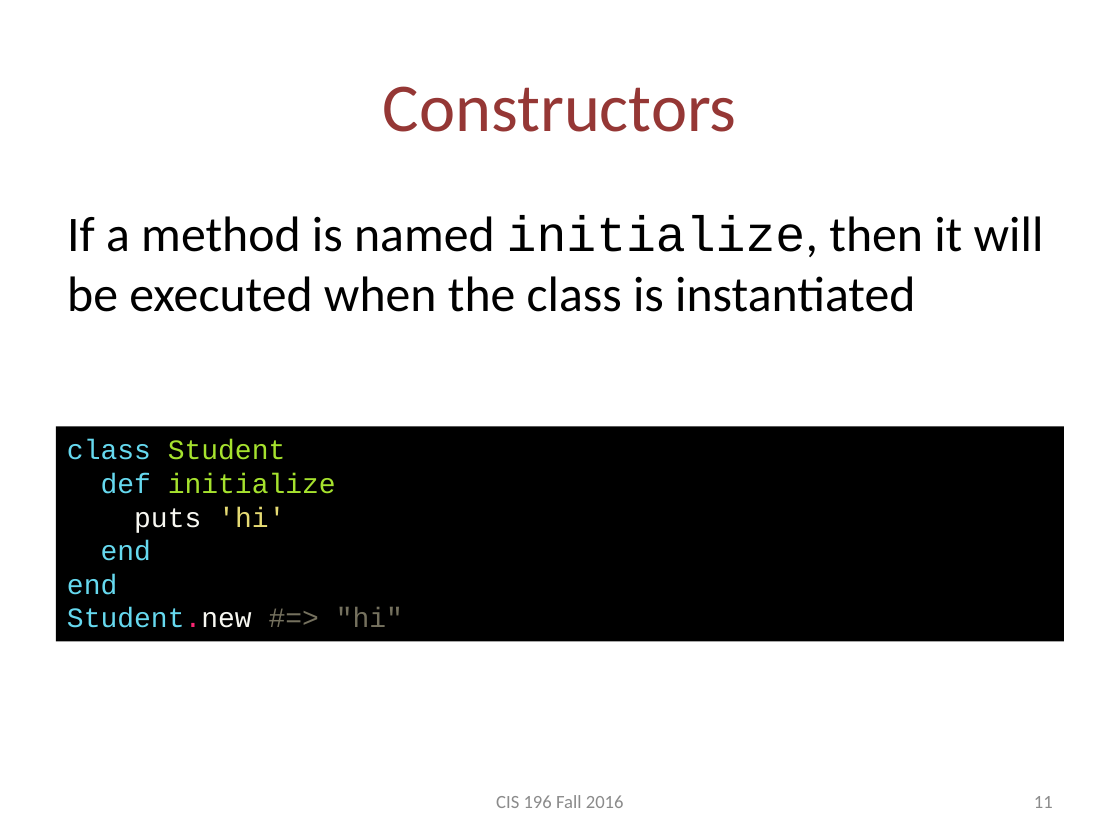
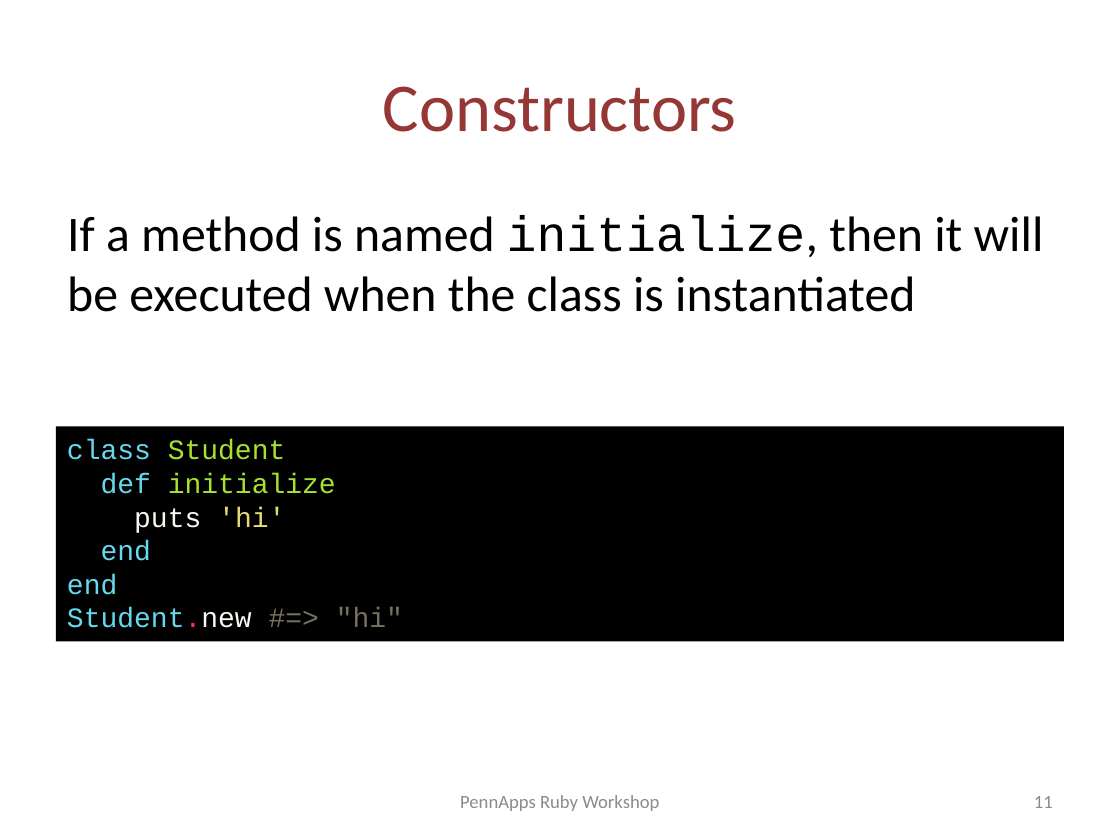
Before and after one commit to jusjmkim/pennapps-ruby-workshop, a slide deck: slide 11 of pennapps-ruby-workshop.pptx. Drawn at 1120x840 pixels with LibreOffice and Linux fonts; fonts in the diff are those of the drawing. Boxes give left, top, right and bottom in pixels: in the first picture for what was removed or moved away, otherwise in the second. Text is boxed around its words. In the diff, an @@ line names an element or a change of style, - is before the commit and + after.

```diff
--- a/pennapps-ruby-workshop.pptx
+++ b/pennapps-ruby-workshop.pptx
@@ text at (460, 795, 659, 811): text changed @@
-CIS 196 Fall 2016
+PennApps Ruby Workshop
```
Also in this commit, not shown: 10 other slides changed, 4 other files.
